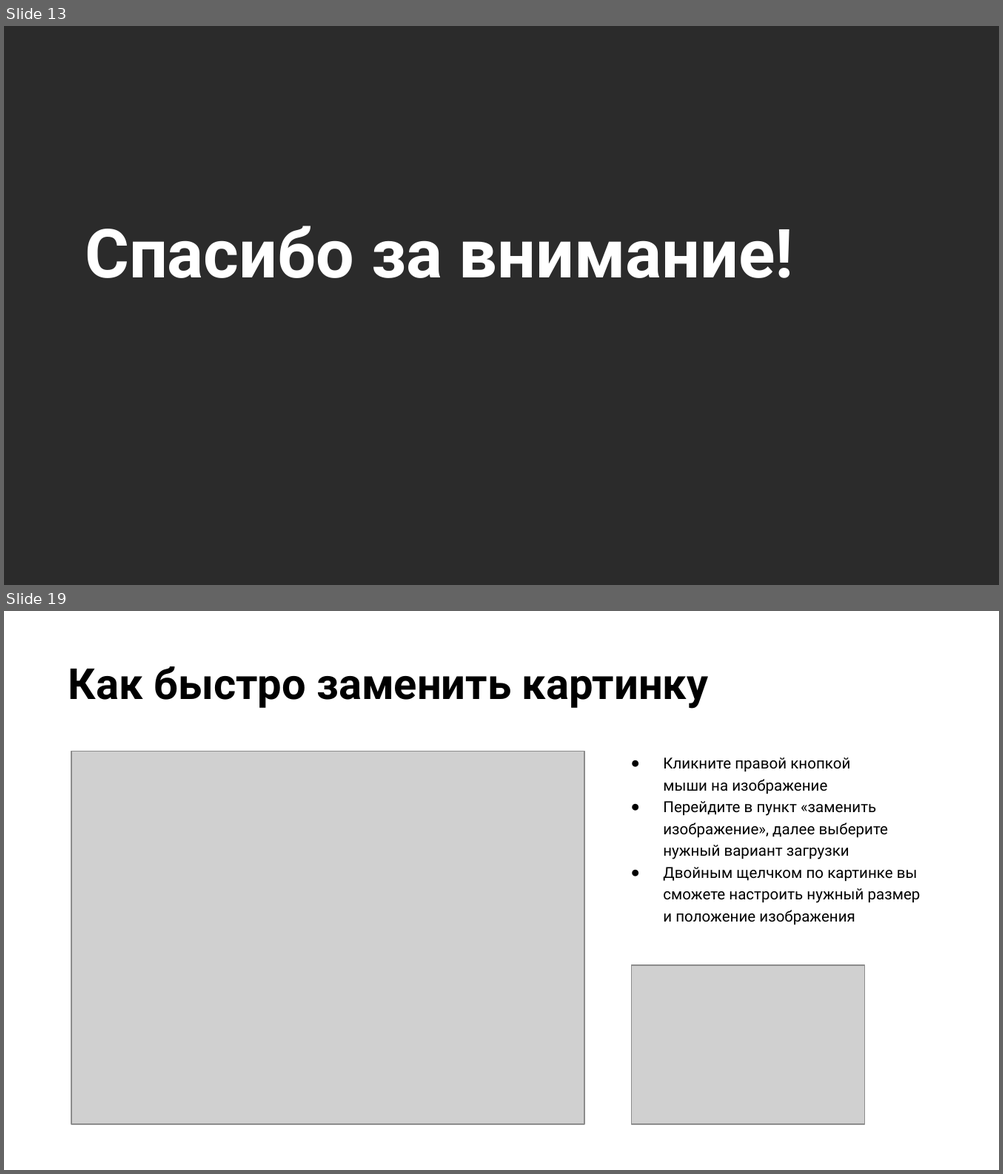
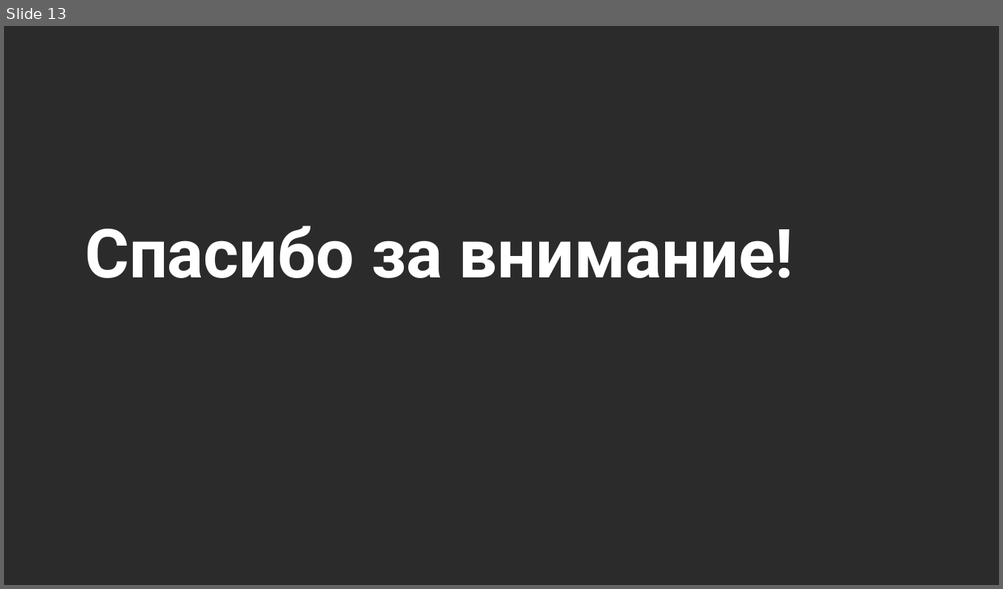
Before and after one commit to Ar-b-ra/GraduationWork, a slide deck: Презентация на защиту.pptx. Shown one above the other, each under a label of ours: slides 13 and 19 before the commit, slide 13 after it; the slides between them are not shown. The pictures are 1003x1174 and 1003x589 pixels, drawn with LibreOffice and Linux fonts; fonts in the diff are those of the drawing; grey boxes stand for pictures; background and template pictures are left out; a plain dark background stands for a picture behind light text. Boxes give left, top, right and bottom in pixels: in the first picture for what was removed or moved away, otherwise in the second. Text is boxed around its words. In the diff, an @@ line names an element or a change of style, - is before the commit and + after.

```diff
--- a/Презентация на защиту.pptx
+++ b/Презентация на защиту.pptx
@@ slide 19 removed at (4, 611, 999, 1170), background picture (left out) @@
@@ title removed at (68, 667, 708, 709) @@
-Как быстро заменить картинку
@@ picture removed at (71, 752, 585, 1125) @@
@@ subtitle removed at (663, 758, 920, 925) @@
-● Кликните правой кнопкой
-мыши на изображение
-● Перейдите в пункт «заменить изображение», далее выберите
-нужный вариант загрузки
-● Двойным щелчком по картинке вы сможете настроить нужный размер
-и положение изображения
@@ picture removed at (632, 965, 865, 1125) @@
```
Also in this commit, not shown: 4 slides changed, 1 slide added, 7 other slides removed, 1 other file.
